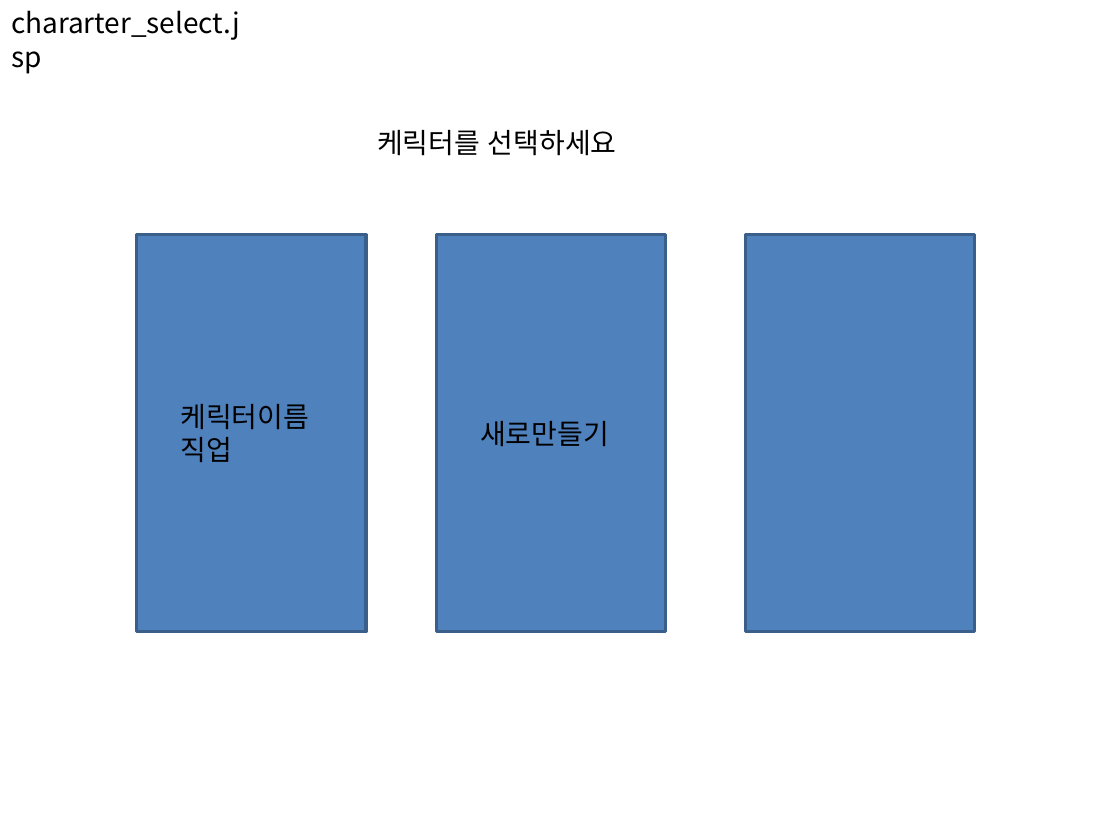
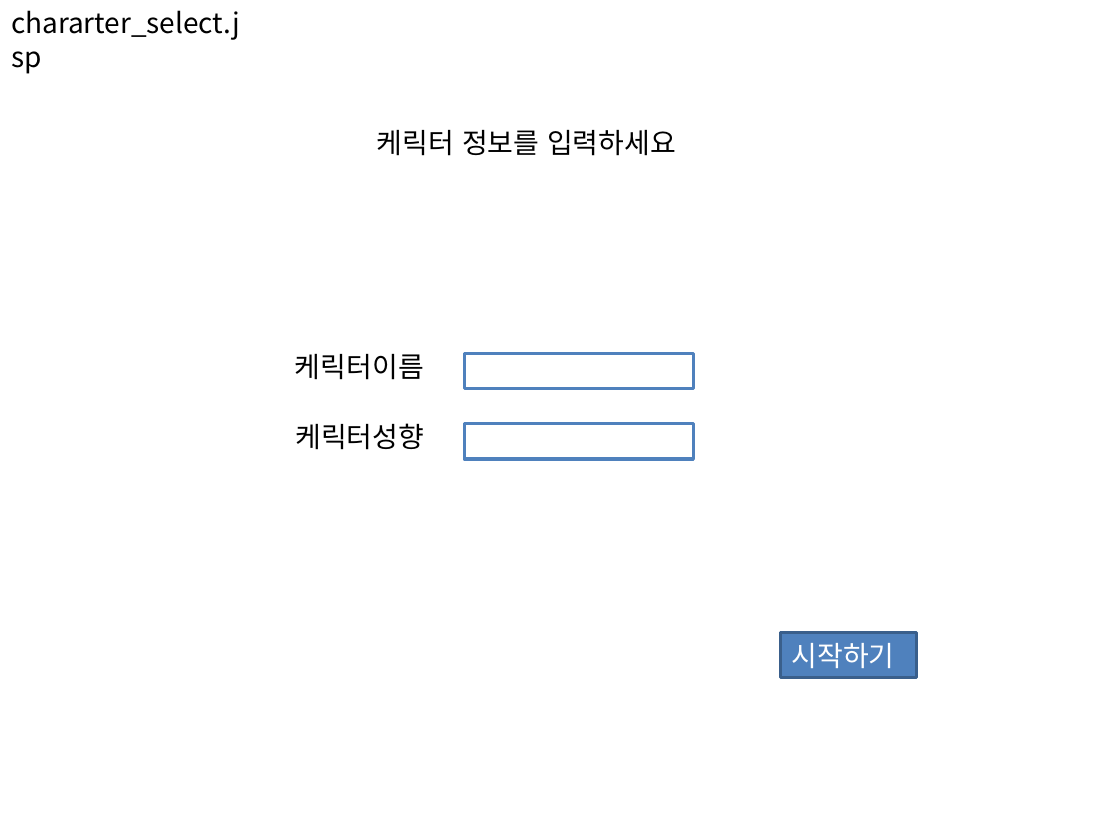
Before and after one commit to GitOnibi/jsp, a slide deck: slide 2 of RPG/etc/view.pptx. Drawn at 1120x840 pixels with LibreOffice and Linux fonts; fonts in the diff are those of the drawing. Boxes give left, top, right and bottom in pixels: in the first picture for what was removed or moved away, otherwise in the second. Text is boxed around its words. In the diff, an @@ line names an element or a change of style, - is before the commit and + after.

```diff
--- a/RPG/etc/view.pptx
+++ b/RPG/etc/view.pptx
@@ text at [377,130,676,156]: text changed @@
-케릭터를 선택하세요
+케릭터 정보를 입력하세요
@@ rectangle removed at [137,235,366,632] @@
@@ rectangle removed at [745,235,974,632] @@
@@ text "케릭터이름": place and size @@
-text "케릭터이름" at [180,404,309,462]
+text "케릭터이름" at [295,354,424,380]
@@ rectangle: place and size @@
-rectangle at [437,235,666,632]
+rectangle at [464,353,693,388]
@@ rectangle at [464,353,693,388]: fill #4F81BD to #FFFFFF; outline #3A5F8C 2 pt to #4F81BD 2 pt @@
@@ text at [180,437,232,462]: paragraph removed @@
-직업
@@ text added at [295,423,424,450], 18 pt, text #000000 @@
+케릭터성향
@@ rectangle added at [464,423,693,458], fill #FFFFFF, outline #4F81BD 2 pt @@
@@ text removed at [480,421,609,446] @@
-새로만들기
@@ rectangle added at [781,633,916,678], fill #4F81BD, outline #3A5F8C 2 pt, 18 pt, text #FFFFFF @@
+시작하기
```
Also in this commit, not shown: 17 other files.
